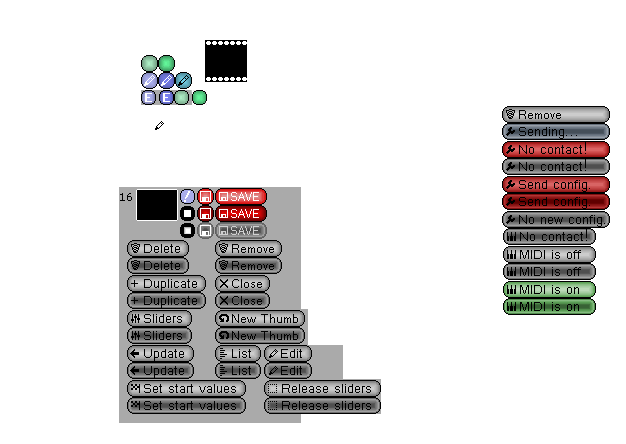
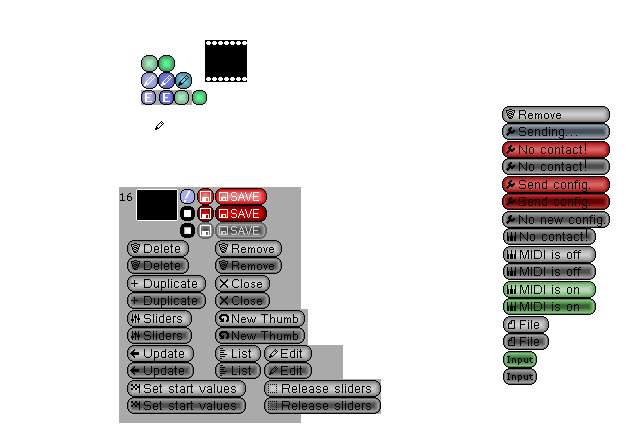
The second w=626, h=444 image is a revision of the first. Changes to its layers:
moved "ButtonsTextEtc" above "CLIP:", painted on it over [503, 316, 549, 385]
painted on "Buttons" over [503, 316, 549, 385]
